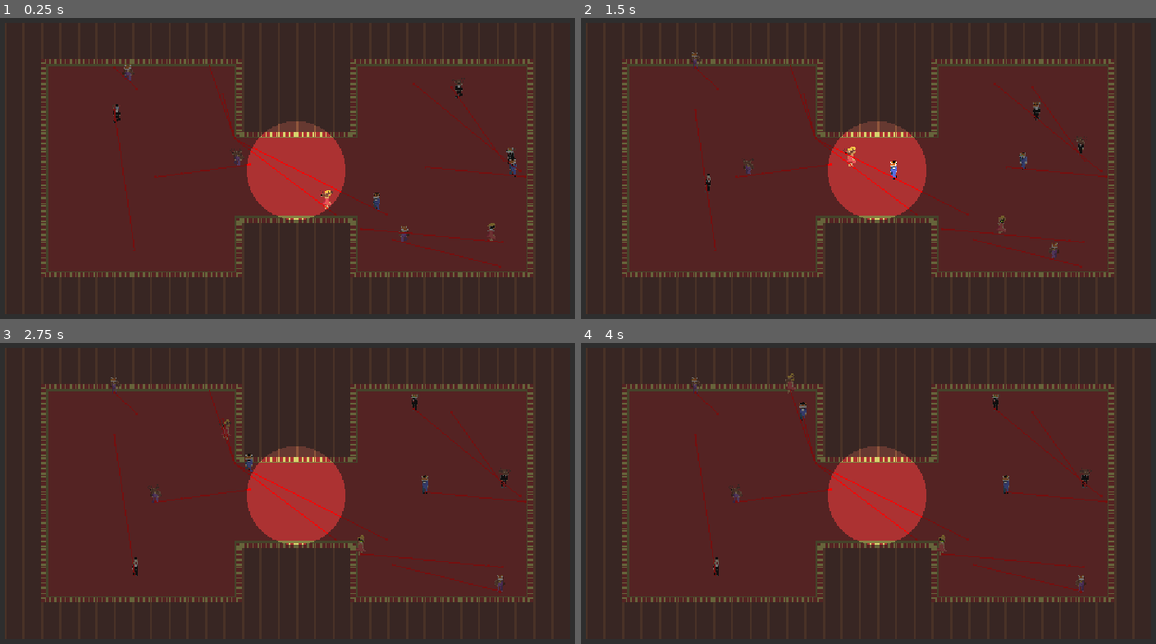
Above: before the commit, frames 1-4 (two rows, left to right).
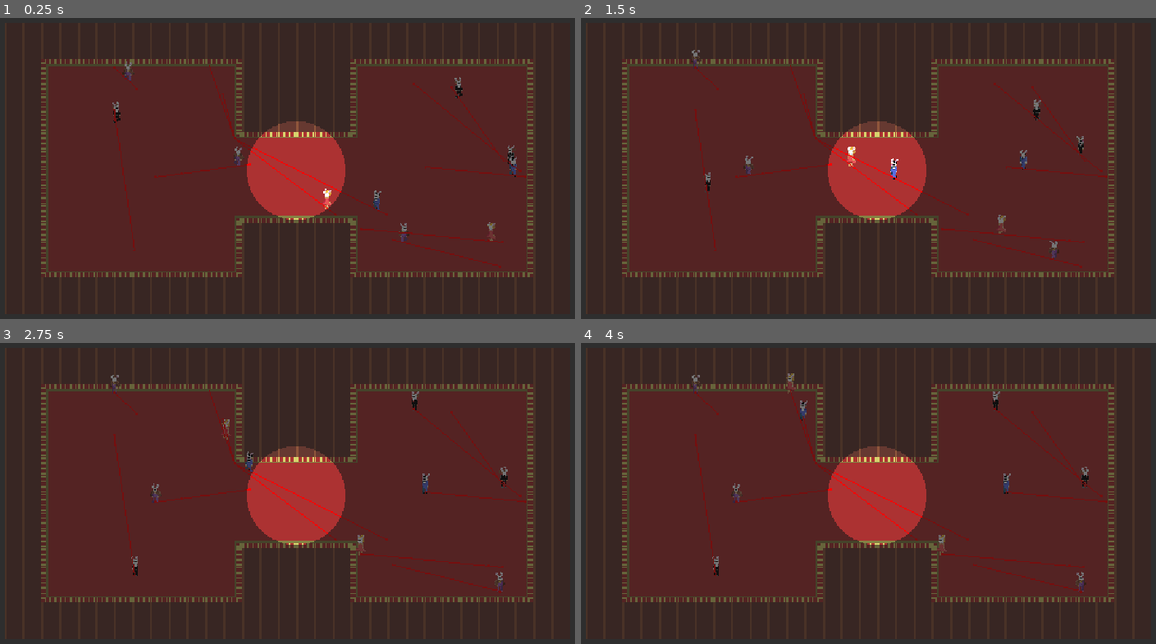
Above: after the commit, the same moments.

Repository: amelecanape/ippgamejam
Game: Godot game, scene res://scenes/round.tscn
Same seed, same stepped clock (60 frames per second), same inputs: the game is played once before the commit and once after it. This scene is started directly instead of the project's main scene.
Inputs (mouse positions are in pixels of both pictures, inside the frame that each line leads up to):
- Up to frame 1 (0.25 s): no input
- Up to frame 2 (1.5 s): move the mouse to (1023, 153) at 0.52 s; tap A (character_move_neg_x) at 0.6 s; move the mouse to (747, 189) at 1.27 s; tap W (character_move_neg_y) at 1.35 s
- Up to frame 3 (2.75 s): move the mouse to (362, 415) at 2.02 s; tap D (character_move_pos_x) at 2.1 s
- Up to frame 4 (4 s): move the mouse to (845, 568) at 2.77 s; tap S (character_move_pos_y) at 2.85 s; tap Enter at 3.5 s; move the mouse to (1075, 550) at 3.52 s; click (1075, 550) at 3.6 s

The runs differ from the first frame. In frame 1, 0.2% of the frame differs, in the area x 19-90%, y 14-71%; in frame 2, 0.2%, in the area x 19-89%, y 10-77%; in frame 3, 0.2%; in frame 4, 0.2%.
Error in both runs: Out of bounds get index '-1' (on base: 'Array[int]') (res://scripts/game.gd:51)

Commit message:
added dash fx

Diff:
--- /dev/null
+++ b/resources/sprite_frames/fx/dash.tres
@@ -0,0 +1,46 @@
+[gd_resource type="SpriteFrames" format=3 uid="uid://dd7a8dpvbwerd"]
+
+[ext_resource type="Texture2D" uid="uid://blvkq6bxl4fca" path="res://assets/fx/dash.png" id="1_nrnv1"]
+
+[sub_resource type="AtlasTexture" id="AtlasTexture_nrnv1"]
+atlas = ExtResource("1_nrnv1")
+region = Rect2(0, 0, 32, 64)
+
+[sub_resource type="AtlasTexture" id="AtlasTexture_2ugpm"]
+atlas = ExtResource("1_nrnv1")
+region = Rect2(64, 0, 32, 64)
+
+[sub_resource type="AtlasTexture" id="AtlasTexture_xbtd5"]
+atlas = ExtResource("1_nrnv1")
+region = Rect2(128, 0, 32, 64)
+
+[sub_resource type="AtlasTexture" id="AtlasTexture_ske4l"]
+atlas = ExtResource("1_nrnv1")
+region = Rect2(192, 0, 32, 64)
+
+[sub_resource type="AtlasTexture" id="AtlasTexture_xv42q"]
+atlas = ExtResource("1_nrnv1")
+region = Rect2(256, 0, 32, 64)
+
+[resource]
+animations = [{
+"frames": [{
+"duration": 1.0,
+"texture": SubResource("AtlasTexture_nrnv1")
+}, {
+"duration": 1.0,
+"texture": SubResource("AtlasTexture_2ugpm")
+}, {
+"duration": 1.0,
+"texture": SubResource("AtlasTexture_xbtd5")
+}, {
+"duration": 1.0,
+"texture": SubResource("AtlasTexture_ske4l")
+}, {
+"duration": 1.0,
+"texture": SubResource("AtlasTexture_xv42q")
+}],
+"loop": false,
+"name": &"dash",
+"speed": 5.0
+}]
--- a/scenes/mask/rabbit_mask.tscn
+++ b/scenes/mask/rabbit_mask.tscn
@@ -16,4 +16,6 @@
 
 [node name="RabbitMaskPower" type="Node" parent="." index="1" unique_id=1617683615]
 script = ExtResource("3_cb6ah")
+dash_duration = null
+dash_dist = null
 metadata/_custom_type_script = "uid://bal6q2hybtmoi"
--- a/scenes/masked_character.tscn
+++ b/scenes/masked_character.tscn
@@ -1,7 +1,8 @@
 [gd_scene format=3 uid="uid://t8mmamu4wuxp"]
 
 [ext_resource type="Script" uid="uid://d0hr50morjdq" path="res://scripts/masked_character.gd" id="1_ddrle"]
-[ext_resource type="SpriteFrames" uid="uid://ch2waandkedv4" path="res://resources/sprite_frames/mob_boss.tres" id="2_ddrle"]
+[ext_resource type="SpriteFrames" uid="uid://ch2waandkedv4" path="res://resources/sprite_frames/skins/mob_boss.tres" id="2_ddrle"]
+[ext_resource type="SpriteFrames" uid="uid://dd7a8dpvbwerd" path="res://resources/sprite_frames/fx/dash.tres" id="3_ddrle"]
 
 [sub_resource type="CapsuleShape2D" id="CapsuleShape2D_rf373"]
 height = 28.0
@@ -34,7 +35,10 @@
 [node name="CollisionShape2D" type="CollisionShape2D" parent="." unique_id=1843683943]
 shape = SubResource("RectangleShape2D_rf373")
 
-[node name="CharacterSprite" type="AnimatedSprite2D" parent="." unique_id=1673587675]
+[node name="Graphics" type="Node2D" parent="." unique_id=923991376]
+unique_name_in_owner = true
+
+[node name="CharacterSprite" type="AnimatedSprite2D" parent="Graphics" unique_id=1673587675]
 unique_name_in_owner = true
 y_sort_enabled = true
 texture_filter = 1
@@ -43,9 +47,18 @@
 animation = &"idle"
 frame_progress = 0.29996884
 
-[node name="MaskSlot" type="Node2D" parent="." unique_id=453581118]
+[node name="MaskSlot" type="Node2D" parent="Graphics" unique_id=453581118]
 unique_name_in_owner = true
 position = Vector2(2, -24)
 
+[node name="DashFx" type="AnimatedSprite2D" parent="Graphics" unique_id=573955260]
+unique_name_in_owner = true
+position = Vector2(-17, -18)
+sprite_frames = ExtResource("3_ddrle")
+animation = &"dash"
+frame = 4
+frame_progress = 1.0
+speed_scale = 4.0
+
 [node name="MultiplayerSynchronizer" type="MultiplayerSynchronizer" parent="." unique_id=1267493538]
 replication_config = SubResource("SceneReplicationConfig_ddrle")
--- a/scenes/npc_character.tscn
+++ b/scenes/npc_character.tscn
@@ -9,12 +9,12 @@
 find_new_target_max_delay = 10.0
 find_new_target_min_delay = 1.0
 
-[node name="CharacterSprite" parent="." index="0" unique_id=1673587675]
-y_sort_enabled = false
-
 [node name="NavigationAgent" type="NavigationAgent2D" parent="." index="2" unique_id=1472955985]
 unique_name_in_owner = true
 path_desired_distance = 2.0
 target_desired_distance = 2.0
 radius = 32.0
 debug_enabled = true
+
+[node name="CharacterSprite" parent="Graphics" parent_id_path=PackedInt32Array(923991376) index="0" unique_id=1673587675]
+y_sort_enabled = false
--- a/scenes/player_character.tscn
+++ b/scenes/player_character.tscn
@@ -10,16 +10,16 @@
 role = 0
 shootable_mask = 4
 
-[node name="CharacterSprite" parent="." index="2" unique_id=1673587675]
+[node name="CharacterSprite" parent="Graphics" parent_id_path=PackedInt32Array(923991376) index="0" unique_id=1673587675]
 y_sort_enabled = false
 animation = &"walk"
 frame_progress = 0.0
+
+[node name="MultiplayerSynchronizer" parent="." index="3" unique_id=1267493538]
+unique_name_in_owner = true
 
 [node name="Camera2D" type="Camera2D" parent="." index="4" unique_id=973537223]
 unique_name_in_owner = true
 offset = Vector2(2, -12)
 enabled = false
 zoom = Vector2(4, 4)
-
-[node name="MultiplayerSynchronizer" parent="." index="5" unique_id=1267493538]
-unique_name_in_owner = true
--- a/scenes/round.tscn
+++ b/scenes/round.tscn
@@ -3,11 +3,11 @@
 [ext_resource type="Texture2D" uid="uid://beo8w7gbcvrjf" path="res://assets/mansion/tileset.png" id="1_b0ldg"]
 [ext_resource type="Script" uid="uid://iog776uom8nl" path="res://scripts/game.gd" id="1_vtaks"]
 [ext_resource type="PackedScene" uid="uid://p4t01rmimlig" path="res://scenes/npc_character.tscn" id="3_lnu2h"]
-[ext_resource type="SpriteFrames" uid="uid://ch2waandkedv4" path="res://resources/sprite_frames/mob_boss.tres" id="3_u5sy4"]
-[ext_resource type="SpriteFrames" uid="uid://y08gke151q38" path="res://resources/sprite_frames/blue_suit.tres" id="4_gee14"]
+[ext_resource type="SpriteFrames" uid="uid://ch2waandkedv4" path="res://resources/sprite_frames/skins/mob_boss.tres" id="3_u5sy4"]
+[ext_resource type="SpriteFrames" uid="uid://y08gke151q38" path="res://resources/sprite_frames/skins/blue_suit.tres" id="4_gee14"]
 [ext_resource type="PackedScene" uid="uid://cyna8h07wstaf" path="res://scenes/mask/fox_mask.tscn" id="4_lbhrr"]
-[ext_resource type="SpriteFrames" uid="uid://dlb6at1me6y6i" path="res://resources/sprite_frames/red_dress.tres" id="5_0tnpc"]
-[ext_resource type="SpriteFrames" uid="uid://duvrnheasiag2" path="res://resources/sprite_frames/black_suit.tres" id="6_vtaks"]
+[ext_resource type="SpriteFrames" uid="uid://dlb6at1me6y6i" path="res://resources/sprite_frames/skins/red_dress.tres" id="5_0tnpc"]
+[ext_resource type="SpriteFrames" uid="uid://duvrnheasiag2" path="res://resources/sprite_frames/skins/black_suit.tres" id="6_vtaks"]
 [ext_resource type="PackedScene" uid="uid://c078x6obfe1uv" path="res://scenes/mask/cat_mask.tscn" id="7_hnppa"]
 [ext_resource type="PackedScene" uid="uid://csnd72up75dp3" path="res://scenes/mask/clown_mask.tscn" id="8_41cje"]
 [ext_resource type="PackedScene" uid="uid://fe04lx08pprm" path="res://scenes/player_character.tscn" id="9_0tnpc"]
@@ -87,7 +87,7 @@
 npc_scene = ExtResource("3_lnu2h")
 player_scene = ExtResource("9_0tnpc")
 skins_sprite_frames = Array[SpriteFrames]([ExtResource("6_vtaks"), ExtResource("4_gee14"), ExtResource("3_u5sy4"), ExtResource("5_0tnpc")])
-masks_scenes = Array[PackedScene]([ExtResource("7_hnppa"), ExtResource("8_41cje"), ExtResource("9_h7eg2"), ExtResource("4_lbhrr"), ExtResource("11_ejohc"), ExtResource("12_64kk8"), ExtResource("13_o6psv"), ExtResource("14_p7exr")])
+masks_scenes = Array[PackedScene]([ExtResource("12_64kk8")])
 
 [node name="NavigationRegion2D" type="NavigationRegion2D" parent="." unique_id=142268143]
 unique_name_in_owner = true
--- a/scripts/game.gd
+++ b/scripts/game.gd
@@ -35,7 +35,7 @@
 	return randi_range(0, masked_spawner.skins_sprite_frames.size() - 1)
 
 func _get_random_mask_index() -> int:
-	return randi_range(0, masked_spawner.skins_sprite_frames.size() - 1)
+	return randi_range(0, masked_spawner.masks_scenes.size() - 1)
 
 func spawn_characters() -> void:
 	if not multiplayer.is_server():
--- a/scripts/masked_character.gd
+++ b/scripts/masked_character.gd
@@ -10,6 +10,8 @@
 @onready var mask_slot : Node2D = $%MaskSlot
 var mask_base_position : Vector2
 @onready var character_sprite : AnimatedSprite2D = $%CharacterSprite
+
+@onready var graphics : Node2D = $%Graphics
 
 var is_dead : bool
 
@@ -25,7 +27,7 @@
 
 @rpc("call_local")
 func die() -> void:
-	character_sprite.rotation_degreesw = 90
+	character_sprite.rotation_degrees = 90
 	is_dead = true
 	process_mode = Node.PROCESS_MODE_DISABLED
 
@@ -37,13 +39,13 @@
 	$%MaskSlot.add_child(mask)
 	mask.position = Vector2.ZERO
 
+@rpc("any_peer", "call_local")
+func play_dash_fx() -> void:
+	$%DashFx.play("dash")
+
 func _process(_delta: float) -> void:
 	if not is_zero_approx(mov_input.x):
-		character_sprite.flip_h = mov_input.x < 0
-		if mask:
-			mask.sprite.flip_h = mov_input.x < 0
-		mask_slot.position.x = mask_base_position.x * \
-								( -1 if mov_input.x < 0 else 1)
+		graphics.scale.x = -1 if mov_input.x < 0 else 1
 
 	if not mov_input.is_zero_approx():
 		character_sprite.play("walk")
--- a/scripts/masks/rabbit_mask_power.gd
+++ b/scripts/masks/rabbit_mask_power.gd
@@ -1,16 +1,21 @@
 class_name RabbitMaskPower extends MaskPower
 
-@export var dash_dist : float = 250
+@export var dash_duration : float = 0.25
+var dash_duration_cnt : float = 0
+@export var dash_speed : float = 500
 
 var dash_character_mov_input : Vector2 = Vector2.RIGHT
-var dash_impulse : Vector2 = Vector2.ZERO
 
-func _process(_delta: float) -> void:
+func _process(delta: float) -> void:
+	dash_duration_cnt = dash_duration_cnt - delta \
+					 if dash_duration_cnt > 0 else  0.0
 	if not mask.masked_character.mov_input.is_zero_approx():
 		dash_character_mov_input = mask.masked_character.mov_input
 
-func _physics_process(delta: float) -> void:
-	dash_impulse = dash_character_mov_input * dash_dist / delta
+func _physics_process(_delta: float) -> void:
+	if dash_duration_cnt > 0:
+		mask.masked_character.impulse += dash_character_mov_input * dash_speed
 
 func execute_ability() -> void:
-	mask.masked_character.impulse += dash_impulse
+	dash_duration_cnt = dash_duration
+	mask.masked_character.play_dash_fx()
Renamed: resources/sprite_frames/black_suit.tres -> resources/sprite_frames/skins/black_suit.tres
Renamed: resources/sprite_frames/blue_suit.tres -> resources/sprite_frames/skins/blue_suit.tres
Renamed: resources/sprite_frames/mob_boss.tres -> resources/sprite_frames/skins/mob_boss.tres
Renamed: resources/sprite_frames/red_dress.tres -> resources/sprite_frames/skins/red_dress.tres
